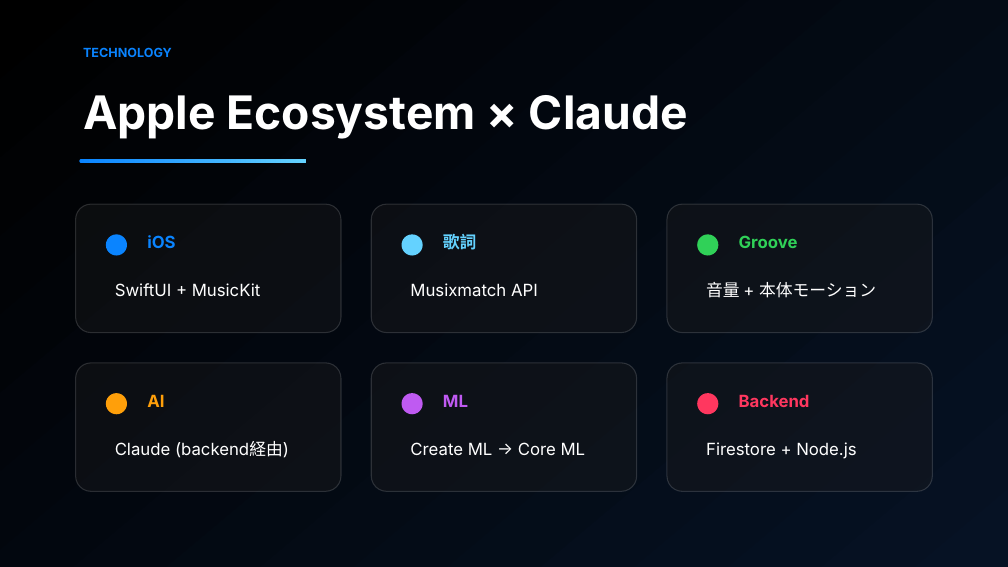
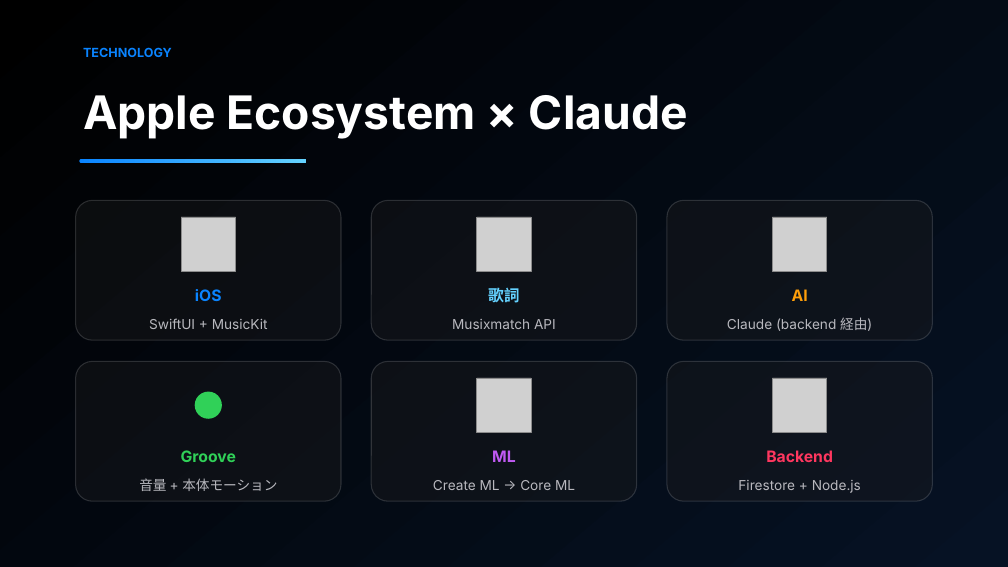
Before and after one commit to engineer-guild-hackathon-2026-05/team-10, a slide deck: slide 11 of docs/slides/howtune_final.pptx. Drawn at 1008x567 pixels with LibreOffice and Linux fonts; fonts in the diff are those of the drawing; grey boxes stand for pictures. Boxes give left, top, right and bottom in pixels: in the first picture for what was removed or moved away, otherwise in the second. Text is boxed around its words. In the diff, an @@ line names an element or a change of style, - is before the commit and + after.

```diff
--- a/docs/slides/howtune_final.pptx
+++ b/docs/slides/howtune_final.pptx
@@ rounded rectangle: place and size @@
-rounded rectangle at (76,204,341,333)
+rounded rectangle at (76,200,341,340)
@@ rounded rectangle: place and size @@
-rounded rectangle at (371,204,637,333)
+rounded rectangle at (371,200,637,340)
@@ rounded rectangle: place and size @@
-rounded rectangle at (667,204,932,333)
+rounded rectangle at (667,200,932,340)
@@ ellipse removed at (106,234,127,256) @@
@@ picture added at (181,217,236,271) @@
@@ ellipse removed at (402,234,423,256) @@
@@ picture added at (477,217,532,271) @@
@@ ellipse removed at (697,234,718,256) @@
@@ picture added at (773,217,827,271) @@
@@ text "iOS": place and size @@
-text "iOS" at (147,235,175,248)
+text "iOS" at (195,289,222,301)
@@ text "歌詞": place and size @@
-text "歌詞" at (443,234,477,250)
+text "歌詞" at (488,285,519,306)
@@ size 16 to 15 pt; alignment left to centre in 6 elements at (195,289,222,301), (488,285,519,306), (492,450,516,462), (766,450,833,462), (181,450,236,462), (792,289,808,301) @@
@@ text "AI": place and size @@
-text "AI" at (147,394,164,407)
+text "AI" at (792,289,808,301)
@@ text "SwiftUI + MusicKit": place and size @@
-text "SwiftUI + MusicKit" at (115,283,261,296)
+text "SwiftUI + MusicKit" at (149,318,268,329)
@@ text "Musixmatch API": place and size @@
-text "Musixmatch API" at (410,283,538,296)
+text "Musixmatch API" at (452,319,556,329)
@@ text added at (727,317,872,331), 13 pt, text #B8B8BE @@
+Claude (backend 経由)
@@ rounded rectangle: place and size @@
-rounded rectangle at (76,363,341,492)
+rounded rectangle at (76,361,341,501)
@@ rounded rectangle: place and size @@
-rounded rectangle at (371,363,637,492)
+rounded rectangle at (371,361,637,501)
@@ picture added at (477,378,532,433) @@
@@ rounded rectangle: place and size @@
-rounded rectangle at (667,363,932,492)
+rounded rectangle at (667,361,932,501)
@@ picture added at (773,378,827,433) @@
@@ ellipse: place and size @@
-ellipse at (106,393,127,414)
+ellipse at (195,392,222,419)
@@ ellipse at (195,392,222,419): fill #FF9F0A to #30D158 @@
@@ ellipse removed at (402,393,423,414) @@
@@ ellipse removed at (697,393,718,414) @@
@@ text "Groove": place and size @@
-text "Groove" at (739,235,798,248)
+text "Groove" at (181,450,236,462)
@@ text removed at (115,441,289,458) @@
-Claude (backend経由)
@@ text "ML": place and size @@
-text "ML" at (443,395,468,407)
+text "ML" at (492,450,516,462)
@@ text "Backend": place and size @@
-text "Backend" at (739,394,810,407)
+text "Backend" at (766,450,833,462)
@@ size 16 to 13 pt, text colour #FFFFFF to #B8B8BE; alignment left to centre in 5 elements at (149,318,268,329), (452,319,556,329), (433,480,575,490), (738,480,861,493), (139,478,277,491) @@
@@ text "音量 + 本体モーション": place and size @@
-text "音量 + 本体モーション" at (706,282,876,298)
+text "音量 + 本体モーション" at (139,478,277,491)
@@ text "Create ML → Core ML": place and size @@
-text "Create ML → Core ML" at (410,442,586,456)
+text "Create ML → Core ML" at (433,480,575,490)
@@ text "Firestore + Node.js": place and size @@
-text "Firestore + Node.js" at (706,442,856,459)
+text "Firestore + Node.js" at (738,480,861,493)
```
Also in this commit, not shown: 2 other slides changed, 5 other files.
